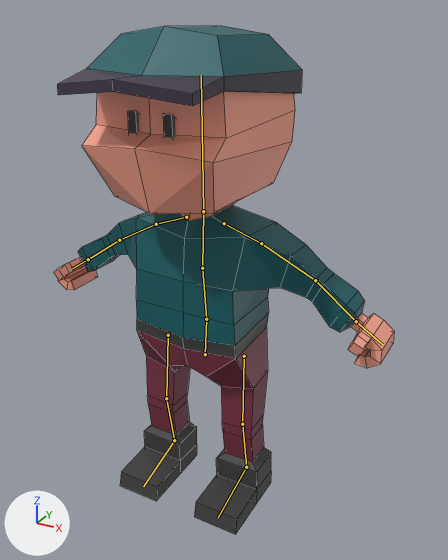
Renders of the Blender file characters/person/person.blend from each side of a commit.
The view is the same before and after, from a 50 mm camera at (1.141, -1.914, 1.916) aimed at (0.071, 0.032, 0.943). The lights are fixed; the arrows at lower left show +X, +Y and +Z. Both versions are drawn at frame 1 of the action '_TPose'; the numbers are the values there. The bones that bend it are drawn over the model as lines. Mesh edges are drawn as thin lines.

Names of what the first picture shows: 'Character'.
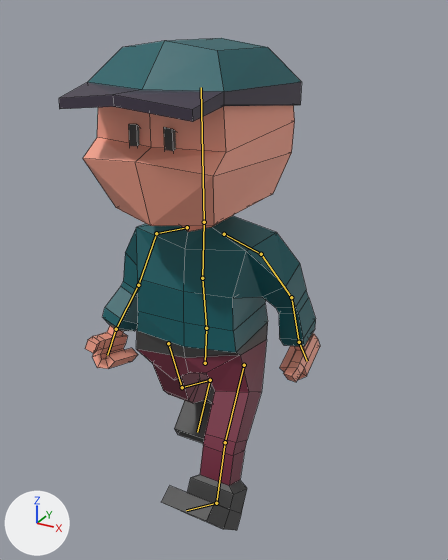
What differs and where, as boxes [x1, y1, x2, y2] in the pictures (448 x 560 px):
'Character', posed (23% narrower): before [54, 26, 394, 534]; after [59, 38, 320, 530]
bone 'Pelvis', root to tip: before (205, 354) to (206, 319); after (205, 363) to (206, 328)
bone 'UpperArm.L', root to tip: before (261, 243) to (315, 280); after (261, 254) to (291, 297)
bone 'LowerArm.L', root to tip: before (315, 280) to (356, 321); after (291, 297) to (299, 342)
bone 'Hand.L', root to tip: before (356, 321) to (382, 344); after (299, 342) to (307, 361)
bone 'UpperArm.R', root to tip: before (156, 224) to (119, 240); after (156, 233) to (138, 285)
bone 'LowerArm.R', root to tip: before (119, 240) to (88, 259); after (138, 285) to (116, 329)
bone 'Hand.R', root to tip: before (88, 259) to (71, 269); after (116, 329) to (107, 355)

The edits, one by one:
Bone 'Pelvis' (bone_pelvis) moves from (0.0, 0.0, 0.0) to (0.0, -0.041, -0.004).
Bone 'UpperArm.L' (bone_upperarm_l) turns from (0, 0, 0) to (-20, 11, -41) degrees about its own x, y and z.
Bone 'LowerArm.L' (bone_lowerarm_l) turns from (0, 0, 0) to (8, -2, -7) degrees about its own x, y and z.
Bone 'Hand.L' (bone_hand_l) turns from (0, 0, 0) to (-12, 2, 0) degrees about its own x, y and z.
Bone 'UpperArm.R' (bone_upperarm_r) turns from (0, 0, 0) to (15, 2, 46) degrees about its own x, y and z.
Bone 'LowerArm.R' (bone_lowerarm_r) turns from (0, 0, 0) to (13, 3, 0) degrees about its own x, y and z.
Bone 'Hand.R' (bone_hand_r) turns from (0, 0, 0) to (-13, -3, 0) degrees about its own x, y and z.
Bone 'IKTarget.L' (bone_iktarget_l) moves from (0.0, 0.0, 0.0) to (0.0, -0.266, 0.018).
Bone 'IKTarget.L' (bone_iktarget_l) turns from (0, 0, 0) to (-49, 0, 0) degrees about its own x, y and z.
Bone 'IKTarget.R' (bone_iktarget_r) moves from (0.0, 0.0, 0.0) to (0.0, 0.333, 0.139).
Bone 'IKTarget.R' (bone_iktarget_r) turns from (0, 0, 0) to (42, 0, 0) degrees about its own x, y and z.
